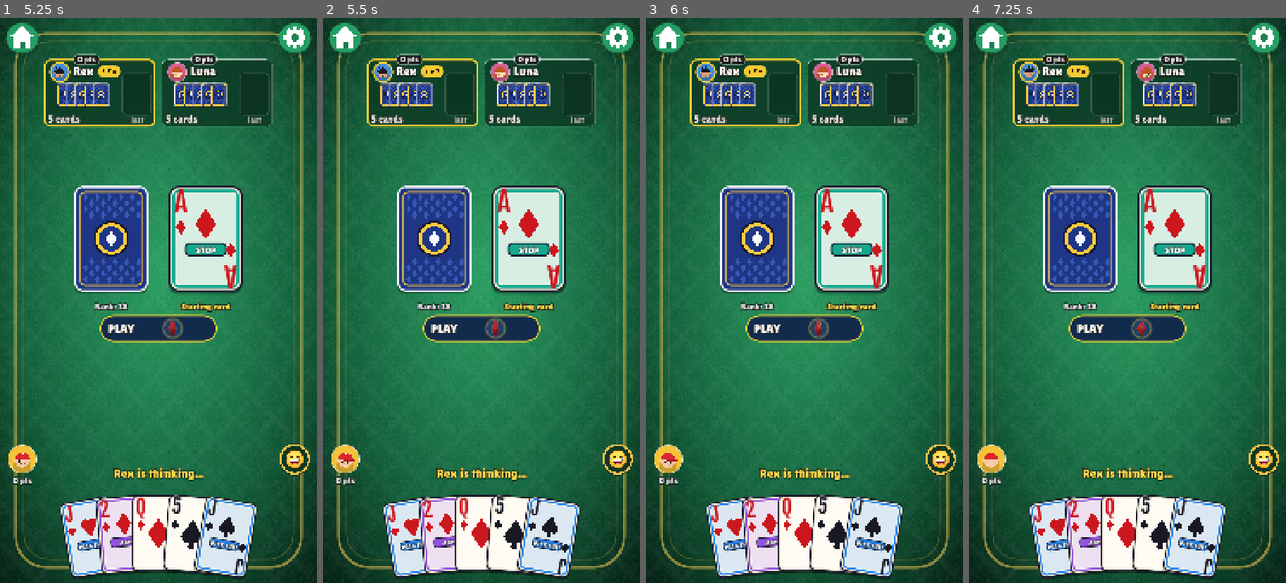
Above: before the commit, frames 1-4 (left to right).
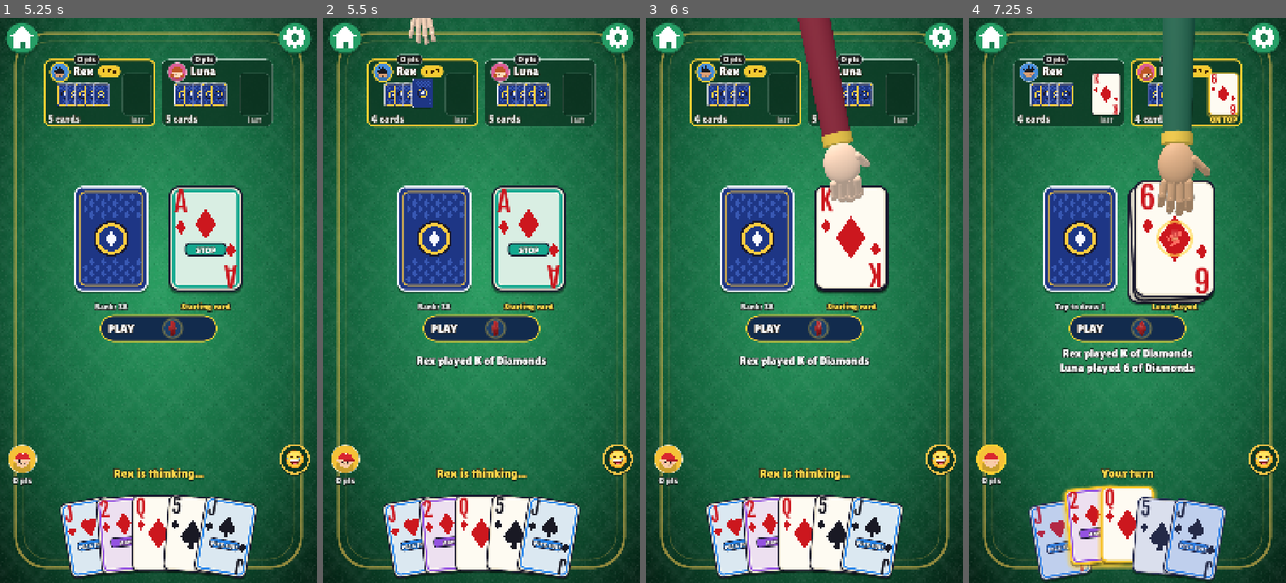
Above: after the commit, the same moments.

Repository: lambou/jcommand-cards-monorepo
Game: Godot game, scene res://scenes/main.tscn
Two runs of this game, one before a commit and one after it. Both use one fixed random seed, a clock stepped at 60 frames per second and the inputs below.
Inputs (mouse positions are in pixels of both pictures, inside the frame that each line leads up to):
- Up to frame 1 (5.25 s): click "Easy" at 0.5 s; click "Easy" at 1.25 s; click "Normal" at 2 s; click "Normal" at 2.75 s; click "PLAY" at 3.5 s; tap Enter at 4.25 s; drag from (110, 238) to (190, 176) at 4.27 s; drag from (196, 238) to (142, 413) at 5.02 s
- Up to frame 2 (5.5 s): no input
- Up to frame 3 (6 s): move the mouse to (852, 238) at 5.77 s; hold Right from 5.78 s (still down); click (852, 238) at 5.92 s
- Up to frame 4 (7.25 s): release Right at 6.5 s; tap Enter at 6.5 s; drag from (1127, 300) to (1032, 215) at 6.52 s

Frame 1 is identical in both runs. In frame 2, 1.5% of the frame differs, in the area x 14-71%, y 0-62%; in frame 3, 8.0%; in frame 4, 21%, in the area x 2-87%, y 0-100%.

Commit message:
Bots wait 1-2s per move; re-arm turn queue timer so the thinking indicator can't get stuck
Co-Authored-By: Claude Sonnet 5.5 <noreply@anthropic.com>

Diff:
--- a/apps/mobile/scripts/ui/table.gd
+++ b/apps/mobile/scripts/ui/table.gd
@@ -125,8 +125,8 @@
 	bots = p_bots
 	difficulty = p_difficulty
 	_build()
-	game.bot_delay = 2.0
-	game.bot_delay_max = 5.0
+	game.bot_delay = 1.0
+	game.bot_delay_max = 2.0
 	game.start(bots, difficulty)
 
 
@@ -135,8 +135,8 @@
 	bots = (rec["header"]["player_ids"] as Array).size() - 1
 	difficulty = str(rec["header"]["difficulty"])
 	_build()
-	game.bot_delay = 2.0
-	game.bot_delay_max = 5.0
+	game.bot_delay = 1.0
+	game.bot_delay_max = 2.0
 	return game.resume(rec)
 
 
@@ -723,6 +723,9 @@
 	if changed:
 		_update_seats(game.state)
 		_update_banner(game.state, game.is_human_turn())
+	if not _turn_queue.is_empty(): # woke up early (or the head isn't due yet): never leave entries stranded
+		var wait := maxf(0.02, float(int(_turn_queue[0]["at"]) - Time.get_ticks_msec()) / 1000.0)
+		get_tree().create_timer(wait).timeout.connect(func(): _advance_turn(serial))
 
 
 func _who(id: String) -> String:
